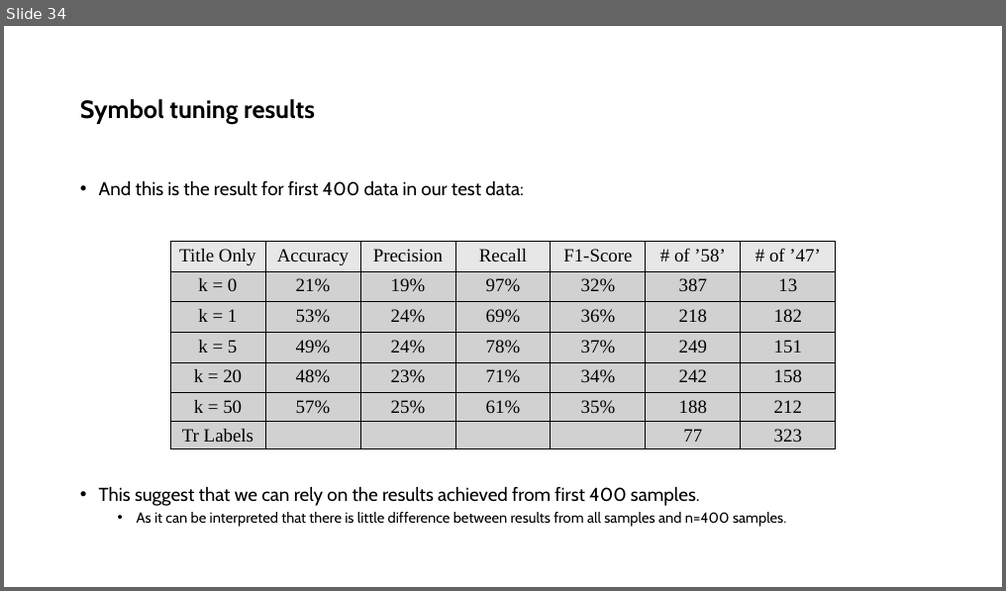
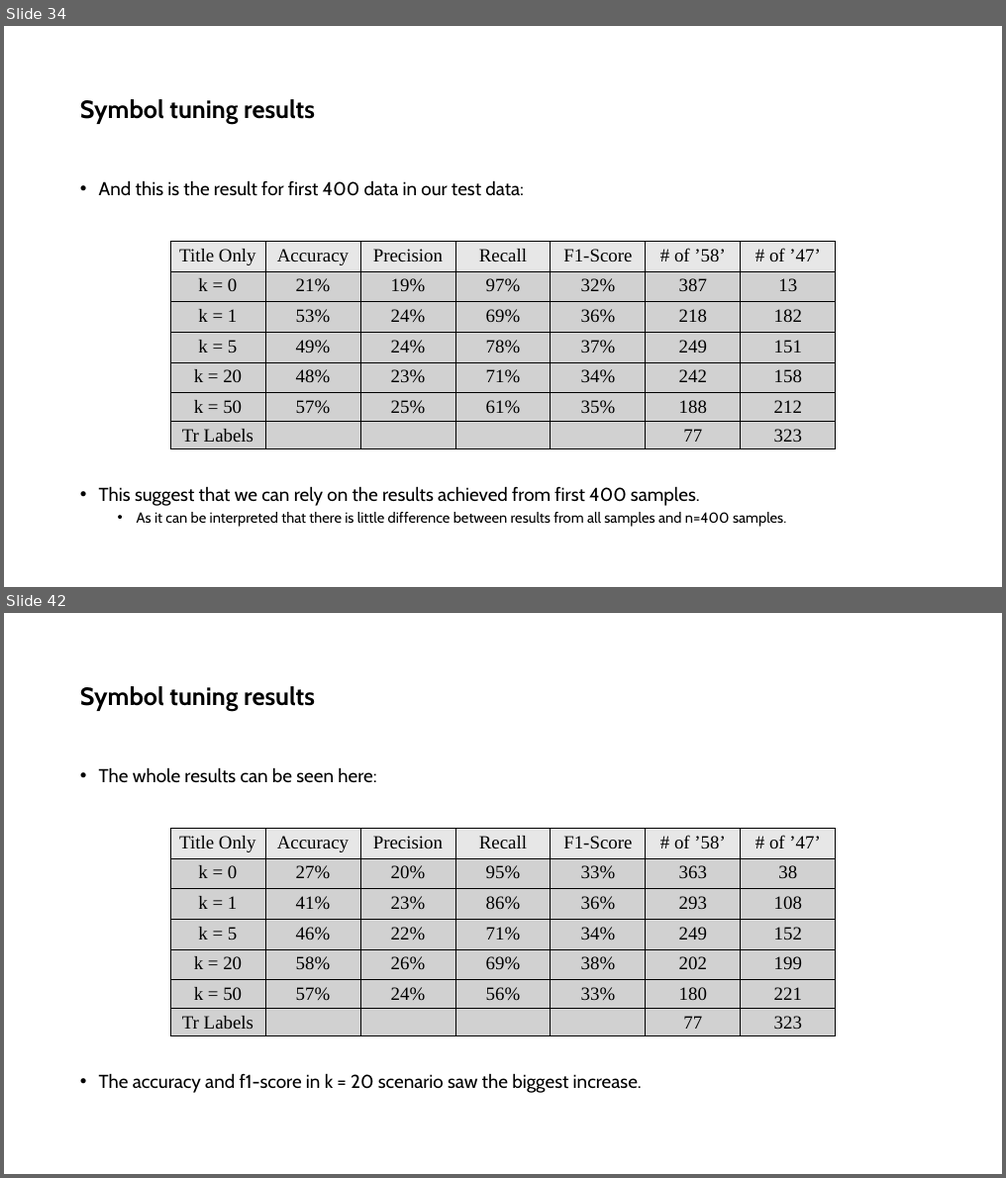
Before and after one commit to ShayanSalehi81/BachelorProject, a slide deck: Slides/Symbol Tuning.pptx. Shown one above the other, each under a label of ours: slide 34 before the commit, slides 34 and 42 after it; the slides between them are not shown. The pictures are 1006x591 and 1006x1178 pixels, drawn with LibreOffice and Linux fonts; fonts in the diff are those of the drawing. Boxes give left, top, right and bottom in pixels: in the first picture for what was removed or moved away, otherwise in the second. Text is boxed around its words. In the diff, an @@ line names an element or a change of style, - is before the commit and + after.

Commit message:
Update slides

```diff
--- a/Slides/Symbol Tuning.pptx
+++ b/Slides/Symbol Tuning.pptx
@@ slide 42 added at [4,613,1002,1174], background #FFFFFF @@
@@ title added at [80,686,315,711], 24 pt, text #000000, bold @@
+Symbol tuning results
@@ text added at [99,767,642,1093], 18 pt, text #000000 @@
+• The whole results can be seen here:
+• The accuracy and f1-score in k = 20 scenario saw the biggest increase.
@@ table added at [170,829,836,1041], 7 rows, 7 columns @@
+Title Only | Accuracy | Precision | Recall | F1-Score | # of ’58’ | # of ’47’
+k = 0 | 27% | 20% | 95% | 33% | 363 | 38
+k = 1 | 41% | 23% | 86% | 36% | 293 | 108
+k = 5 | 46% | 22% | 71% | 34% | 249 | 152
+k = 20 | 58% | 26% | 69% | 38% | 202 | 199
+k = 50 | 57% | 24% | 56% | 33% | 180 | 221
+Tr Labels |  |  |  |  | 77 | 323
```
Also in this commit, not shown: 10 other slides added, 3 other files.
